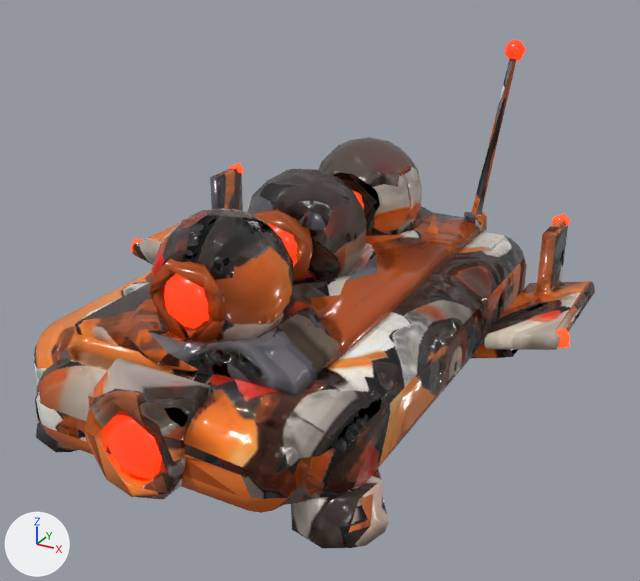
The glTF model assets/robots/carrier.glb, before and after one commit.
Camera for both pictures: a 50 mm lens placed at (0.878, -1.5, 1.415), pointed at (0.05, 0.006, 0.663). The lights are fixed; the arrows at lower left show +X, +Y and +Z. The first picture is the older version. Vertices at exactly the same position are counted once.

In view in the first picture: 'CarrierMesh', 'GlowAntennaTip', 'GlowEye', 'GlowLights', 'GlowPodEye0' and 2 more.
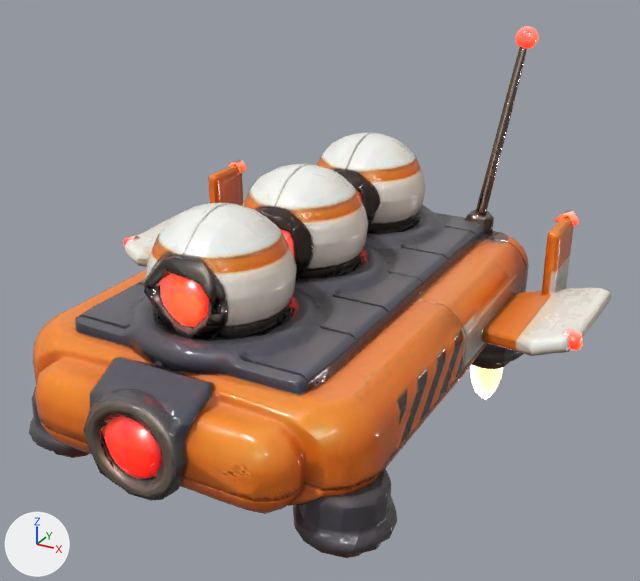
Location of each change, (x1, y1, x2, y2) in pixels of the pictures (640 x 581 px):
'CarrierMesh', reshaped (8% taller): before (34, 58, 595, 549); after (29, 26, 611, 558)
'GlowLights', turned, rescaled (not visible afterwards): before (130, 163, 571, 348)
'GlowAntennaTip', moved, turned, rescaled (not visible afterwards): before (504, 40, 526, 61)
part 1 of me_carriermesh, rebuilt: before (34, 231, 527, 513); after (29, 160, 611, 558)
part 2 of me_carriermesh, rebuilt (8% wider, 7% shorter): before (152, 209, 293, 342); after (144, 203, 297, 327)
part 3 of me_carriermesh, rebuilt: before (246, 169, 366, 284); after (242, 164, 368, 273)
part 4 of me_carriermesh, rebuilt: before (318, 137, 422, 236); after (317, 133, 426, 226)
part 5 of me_carriermesh, rebuilt (17% wider, 9% taller): before (463, 58, 516, 231); after (476, 26, 538, 214)
part 6 of me_carriermesh, deleted: before (35, 168, 595, 549)
part 7 of me_carriermesh, deleted: before (75, 206, 484, 395)
'GlowEye', unchanged, covered by the edit: before (105, 415, 162, 479)
'GlowPodEye0', unchanged, covered by the edit: before (164, 273, 209, 328)

The change, as a list of edits to the scene's bpy script:
```text
Add mat_carriermatglow:
    mat_carriermatglow = bpy.data.materials.new('CarrierMatGlow')
    # uses the picture img_carrier_albedo
    # uses the picture img_carrier_normal
    # uses the picture img_carrier_orm
Add mat_carriermatglow2:
    mat_carriermatglow2 = bpy.data.materials.new('CarrierMatGlow2')
    # uses the picture img_carrier_albedo
    # uses the picture img_carrier_normal
    # uses the picture img_carrier_orm
Change me_carriermesh:
    used by ob_carriermesh; location = (0.0, 0.0, 0.0)
    remove me_carriermesh.from_pydata(...)  # 1509 vertices, 2970 faces; spans x -0.539..0.539, y -0.564..0.57, z 0.422..1.105
    add me_carriermesh.from_pydata(...)  # 4754 vertices, 9486 faces; spans x -0.578..0.58, y -0.572..0.586, z 0.279..1.157
    me_carriermesh part 1: the loose piece of 452 vertices spanning x -0.358..0.357, y -0.54..0.536, z 0.45..0.677 is rebuilt with 3457 vertices and now spans x -0.578..0.58, y -0.572..0.586, z 0.279..0.81
    me_carriermesh part 2: the loose piece of 132 vertices spanning x -0.129..0.13, y -0.379..-0.14, z 0.65..0.909 is rebuilt with 366 vertices and now spans x -0.135..0.138, y -0.411..-0.14, z 0.739..0.923
    me_carriermesh part 3: the loose piece of 132 vertices spanning x -0.13..0.129, y -0.078..0.16, z 0.65..0.909 is rebuilt with 381 vertices and now spans x -0.135..0.138, y -0.116..0.157, z 0.739..0.923
    me_carriermesh part 4: the loose piece of 132 vertices spanning x -0.129..0.129, y 0.221..0.46, z 0.651..0.909 is rebuilt with 368 vertices and now spans x -0.135..0.138, y 0.188..0.464, z 0.741..0.923
    me_carriermesh part 5: the loose piece of 32 vertices spanning x 0.19..0.268, y 0.451..0.57, z 0.681..1.105 is rebuilt with 182 vertices and now spans x 0.219..0.316, y 0.47..0.566, z 0.724..1.157
    me_carriermesh part 6: 10 loose pieces with 437 vertices, spanning x -0.539..0.539, y -0.564..0.47, z 0.422..0.86, are deleted
    me_carriermesh part 7: 192 vertices removed from x -0.239..0.24, y -0.448..0.51, z 0.613..0.725
    add me_carriermesh.materials.append(mat_carriermatglow)
    add me_carriermesh.materials.append(mat_carriermatglow2)
Change me_antennatip_002:
    used by ob_glowantennatip; location = (0.0, 0.0, 0.0)
    remove me_antennatip_002.from_pydata(...)  # 17 vertices, 30 faces; spans x 0.2365..0.2828, y 0.5357..0.5826, z 1.076..1.1227
    add me_antennatip_002.from_pydata(...)  # 17 vertices, 30 faces; spans x 0.2609, y 0.561, z 1.0995
    me_antennatip_002 part 8: the whole mesh is turned 0 degrees about the z axis through its middle and scaled by 0, then moved by (0.0013, 0.0018, 0.0002)
Change me_lights_002:
    used by ob_glowlights; location = (0.0, 0.0, 0.0)
    remove me_lights_002.from_pydata(...)  # 33 vertices, 50 faces; spans x -0.556..0.554, y 0.098..0.448, z 0.591..0.769
    add me_lights_002.from_pydata(...)  # 33 vertices, 50 faces; spans x 0.016, y 0.27, z 0.681
    me_lights_002 part 9: the whole mesh is turned 0 degrees about the z axis through its middle and scaled by 0, then moved by (0.017, -0.003, 0.001)
```
